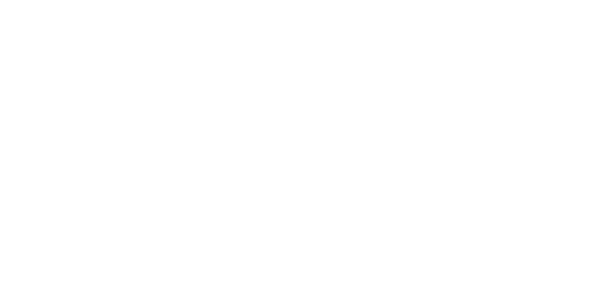
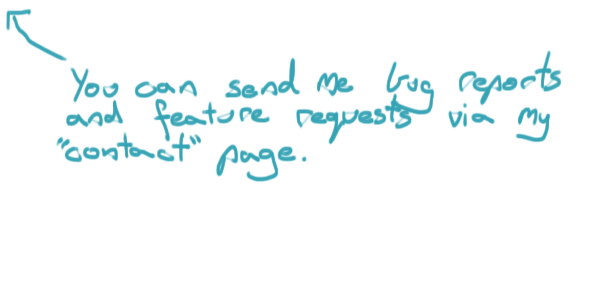
Layer changes from the first 600×300 image to the second:
added layer "Layer 9" above "Layer 7" over [5,8,562,182]
